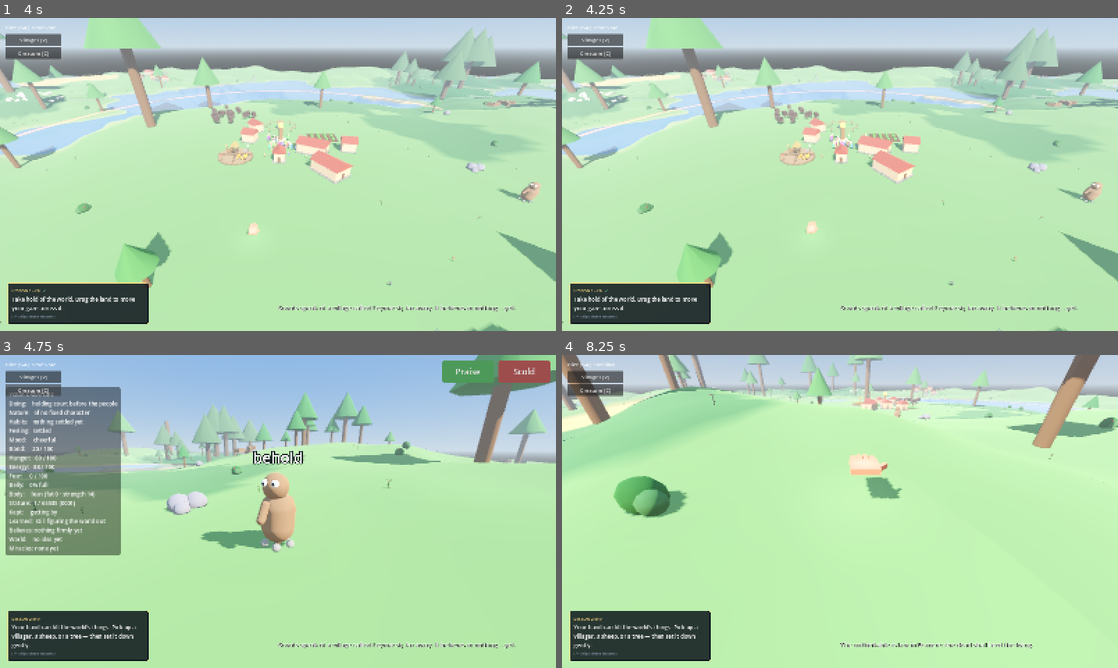
Above: before the commit, frames 1-4 (two rows, left to right).
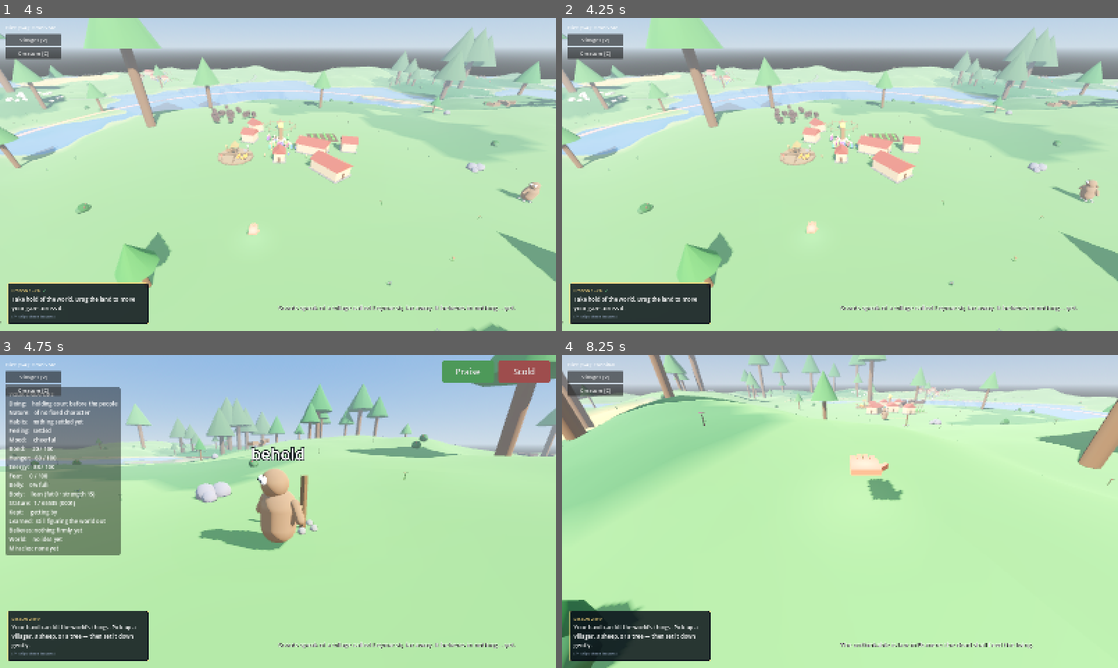
Above: after the commit, the same moments.

Repository: tjloman/tjloman
Game: Godot game, scene res://scenes/main.tscn
Same seed, same stepped clock (60 frames per second), same inputs: the game is played once before the commit and once after it.
Inputs (mouse positions are in pixels of both pictures, inside the frame that each line leads up to):
- Up to frame 1 (4 s): click (239, 183) at 0.52 s; type "Alex" at 0.6 s; click "Begin" at 1.25 s; click "Begin" at 2 s; tap Enter at 2.75 s; move the mouse to (400, 158) at 2.77 s; hold Right 2.78-3.5 s; hold S (cam_back) 2.78-3.5 s; click (400, 158) at 2.92 s; drag from (166, 190) to (250, 237) at 3.52 s
- Up to frame 2 (4.25 s): no input
- Up to frame 3 (4.75 s): click "Creature [C]" at 4.25 s
- Up to frame 4 (8.25 s): move the mouse to (895, 442) at 5.02 s; hold Right 5.03-5.75 s; hold A (cam_left) 5.03-5.75 s; drag from (812, 574) to (673, 464) at 5.77 s; move the mouse to (1006, 558) at 6.52 s; hold Left 6.53-7.25 s; hold Q (cam_rotate_left) 6.53-7.25 s; drag from (673, 464) to (756, 433) at 7.27 s; move the mouse to (867, 511) at 8.02 s; hold Down from 8.03 s (still down); hold 4 (diet_cannibal) from 8.03 s (still down); click (867, 511) at 8.17 s

Frame 1 is identical in both runs. In frame 2, 0.2% of the frame differs, in the area x 88-98%, y 51-59%; in frame 3, 13%; in frame 4, 15%, in the area x 0-100%, y 0-100%.
Error before the commit: Parse Error: Cannot infer the type of "audience" variable because the value doesn't have a set type. (res://scripts/creature/creature_leisure.gd:148)

Commit message:
Teach the checker what a typed parameter is, and fix the five calls it found
I moved `_audience` and `_cheer_nearby` off Creature into CreatureEyes and
rewired the call sites in creature.gd — and left five of them in
creature_leisure.gd calling the old names. `who._audience(20.0)` on a Creature
that no longer has one gives back a Variant, `:=` cannot infer from a Variant,
and Godot refuses the script and everything downstream of it. That is the whole
of the crash.

THE CHECKER SHOULD HAVE CAUGHT IT AND COULD NOT. Its "X has no member Y" rule is
one of the oldest things in it, but it only ever knew the type of a name
declared with `var x := Class.new()` or `var x: Class`. It knew nothing about
TYPED PARAMETERS — and this project is written almost entirely in typed
parameters. CreatureLeisure, CreatureThrowing, CreatureWatching, CreatureHead,
Militia, Mauling and Sling all take `who: Creature` or `who: Villager` and reach
straight into it, so every call in the split-out half of the codebase was
invisible to the one check that exists to watch it.

It reads them now. Against the exact tree Godot refused it reports all five, by
name and line; against the fix, nothing.

Two supporting changes it needed. Ambiguity is tracked across every type a name
is ever bound to in a file, ENGINE types included — otherwise a file with `tree:
SceneTree` in one function and `tree: WildTree` in another resolves every `tree.`
in it to whichever happened to be a project class. And five more engine methods
joined the built-in list, because checking far more calls than before turns up
far more of them.

I also typed nine locals that were inferred from a function of their own name
(`var turn := Scheduler.turn(...)`). My first theory was that this shape caused
the failure; it did not, and I have not added a rule for it — the other eight
have shipped and run for weeks. Naming the type is simply clearer.

Co-Authored-By: Claude Opus 5 <noreply@anthropic.com>
Claude-Session: https://claude.ai/code/session_01NqBKfyc5c6bViy6kUi2S7P

Diff:
--- a/scripts/animals/animal.gd
+++ b/scripts/animals/animal.gd
@@ -215,7 +215,7 @@
 		var stride := Util.sim_stride(global_position)
 		_sim_scale = 1.0
 		if stride > 1:
-			var turn := Scheduler.turn(self, stride, _sim_last)
+			var turn: int = Scheduler.turn(self, stride, _sim_last)
 			if turn == 0:
 				return
 			_sim_last = Scheduler.now()
--- a/scripts/creature/creature.gd
+++ b/scripts/creature/creature.gd
@@ -557,7 +557,7 @@
 		# does not put on size even when it is fed; a cherished one outgrows
 		# what its meals alone would explain. Past bearing it wastes instead.
 		_grow_by(d["growth"] * welfare.growth_factor())
-	var wasting := welfare.wasting()
+	var wasting: float = welfare.wasting()
 	if wasting > 0.0:
 		stature = maxf(stature - wasting * delta, 1.0)
 	body.idle(delta)
@@ -1592,7 +1592,7 @@
 	# wrench.
 	var practised: float = mind.familiarity.get(miracle, 0.0)
 	var effort := MiracleManager.effort_of(miracle) * (1.0 - practised * 0.55)
-	var toll := body.toll(effort, growth)
+	var toll: float = body.toll(effort, growth)
 
 	# IT DOES NOT KNOW ITS OWN LIMIT. Nothing checks the number before offering
 	# the deed, and nothing warns it — that would be handing it a readout it has
--- a/scripts/creature/creature_eyes.gd
+++ b/scripts/creature/creature_eyes.gd
@@ -8,10 +8,11 @@
 ## a saint and a monster: they both see the shepherd, and only their learned
 ## values differ on what to do about it.
 
-## The nearest field with work in it.
 ## How far the creature reads the mood and health of a village.
 const VILLAGER_REACH := 30.0
 
+
+## The nearest field with work in it.
 static func nearest_farm(tree: SceneTree, from: Vector3, radius := 60.0) -> Farm:
 	var best: Farm = null
 	var best_d := radius
--- a/scripts/creature/creature_leisure.gd
+++ b/scripts/creature/creature_leisure.gd
@@ -47,14 +47,14 @@
 	who._cheer_time -= delta
 	if who._cheer_time <= 0.0:
 		who._cheer_time = 1.0
-		who._cheer_nearby(18.0, 1.2)
+		CreatureEyes.cheer_near(who, 18.0, 1.2)
 		var village := CreatureEyes.home_village(who.get_tree())
 		if village != null:
 			# AN INVITATION, not a summons. The crowd mind decides whether the
 			# town takes it up, and a village that is frightened of the beast
 			# will not — see VillageHive.invite.
 			village.hive.invite("dance", who, who.global_position, 1.0)
-			if who._audience(18.0) > 0:
+			if CreatureEyes.audience(who, 18.0) > 0:
 				village.change_belief(0.35)
 	if who._action_time <= 0.0:
 		who._body.scale.y = 1.0
@@ -64,14 +64,14 @@
 		# village that watched the god's beast dance the whole thing through
 		# has SEEN something, and the ledger makes sure the fourth one in five
 		# minutes is merely a creature capering. See VillageWonder.
-		if who._audience(18.0) > 0:
+		if CreatureEyes.audience(who, 18.0) > 0:
 			VillageWonder.spectacle(who.get_tree(), "dance", "wonder",
 				who.global_position, 2.8,
 				"Your creature dances for them, and they will not look away.", who)
 		who._last_deed = "dance"
 		# The bigger the crowd, the better it felt. Nobody watching is a
 		# lesson too — it may well decide dancing is not worth the effort.
-		who._finish_choice(0.4 + who._audience(18.0) * 0.35)
+		who._finish_choice(0.4 + CreatureEyes.audience(who, 18.0) * 0.35)
 
 
 ## LEADING PRAYER. Sat still, eyes shut, arms out. The villagers at their totem
@@ -145,7 +145,7 @@
 	who._apply_gravity_only(delta)
 	who._action_time -= delta
 	village.hive.invite("commune", who, who.global_position, 0.8)
-	var audience := who._audience(20.0)
+	var audience: int = CreatureEyes.audience(who, 20.0)
 	if audience > 0:
 		village.change_belief(0.3 * delta * minf(audience, 6))
 		village.notice(0.4 * delta)
--- a/scripts/main.gd
+++ b/scripts/main.gd
@@ -1164,7 +1164,7 @@
 		Mauling.seize(eaten, jaws)
 		var pinned := eaten.pin != null
 		var gripped := jaws.state == Animal.State.MAUL
-		var outraged := village.feud.outraged(eaten.global_position)
+		var outraged: bool = village.feud.outraged(eaten.global_position)
 		village.feud.tick(12.0)          # twelve seconds under the jaws
 		var part_way := eaten.pin.gone() if eaten.pin != null else -1.0
 		var would_rise := eaten.pin.rise_health() if eaten.pin != null else -1.0
--- a/scripts/villager/militia.gd
+++ b/scripts/villager/militia.gd
@@ -106,7 +106,7 @@
 		who._fight_target = null
 		who.scare(flee_from)
 		return
-	var reach := Weapon.reach(who.weapon)
+	var reach: float = Weapon.reach(who.weapon)
 	if who.global_position.distance_to(foe.global_position) > reach:
 		who._move_toward(foe.global_position, Villager.FLEE_SPEED * 0.85, delta, reach * 0.8)
 		return
@@ -226,7 +226,7 @@
 	if town != null:
 		# Toward the houses — UNLESS the houses are past the thing screaming
 		# at them, in which case even a child knows better.
-		var refuge := town.refuge(who.global_position)
+		var refuge: Vector3 = town.refuge(who.global_position)
 		if refuge.distance_to(from) > who.global_position.distance_to(from):
 			who._target = refuge
 	if randf() < 0.35:
--- a/scripts/villager/villager.gd
+++ b/scripts/villager/villager.gd
@@ -281,7 +281,7 @@
 			# WHOSE TURN IS IT. Every villager used to count from zero, so fifty
 			# of them ticked on the same frame and idled for the next three —
 			# see Scheduler for why that made the whole device throttle.
-			var turn := Scheduler.turn(self, stride, _sim_last)
+			var turn: int = Scheduler.turn(self, stride, _sim_last)
 			if turn == 0:
 				return
 			_sim_last = Scheduler.now()
--- a/scripts/world/village.gd
+++ b/scripts/world/village.gd
@@ -706,7 +706,7 @@
 	# priciest thing here, and distant towns needn't pay it every frame.
 	var stride := Util.sim_stride(global_position)
 	if stride > 1:
-		var turn := Scheduler.turn(self, stride, _sim_last)
+		var turn: int = Scheduler.turn(self, stride, _sim_last)
 		if turn == 0:
 			return
 		_sim_last = Scheduler.now()
Not shown, changed: tools/check_calls.py
